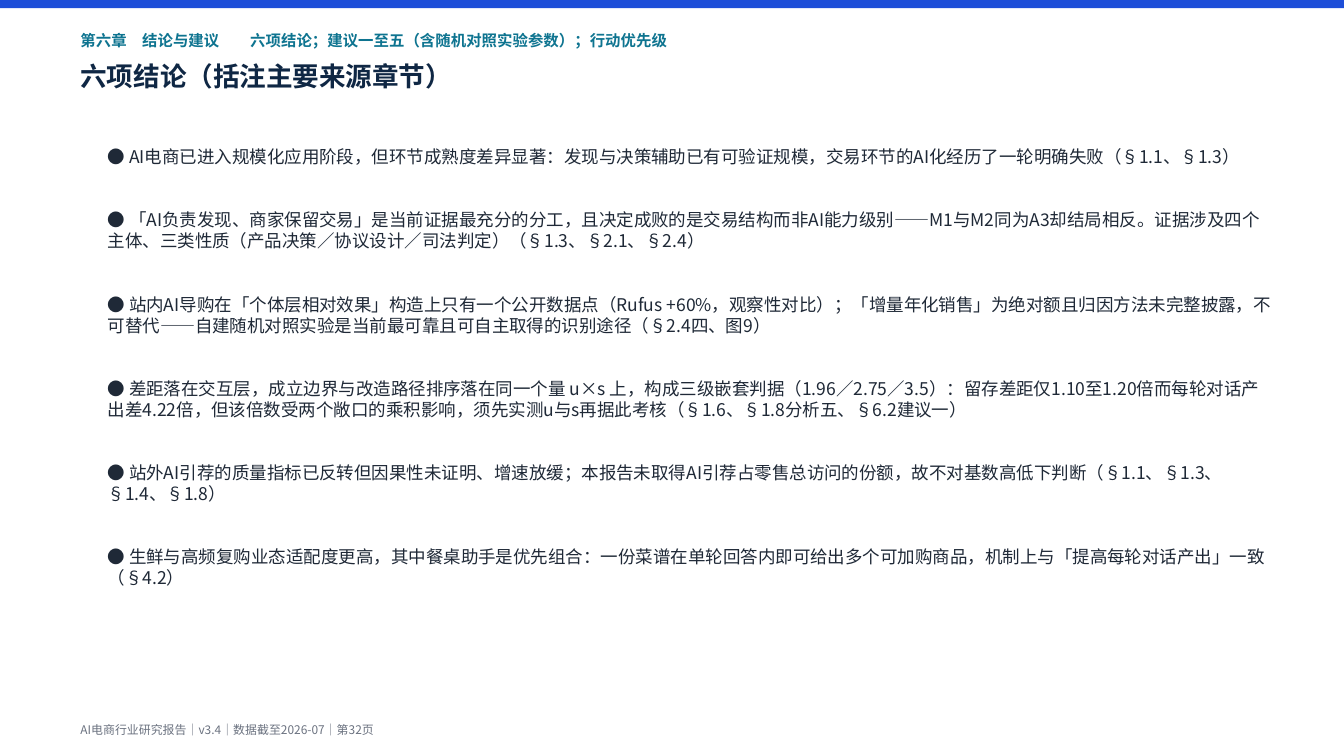
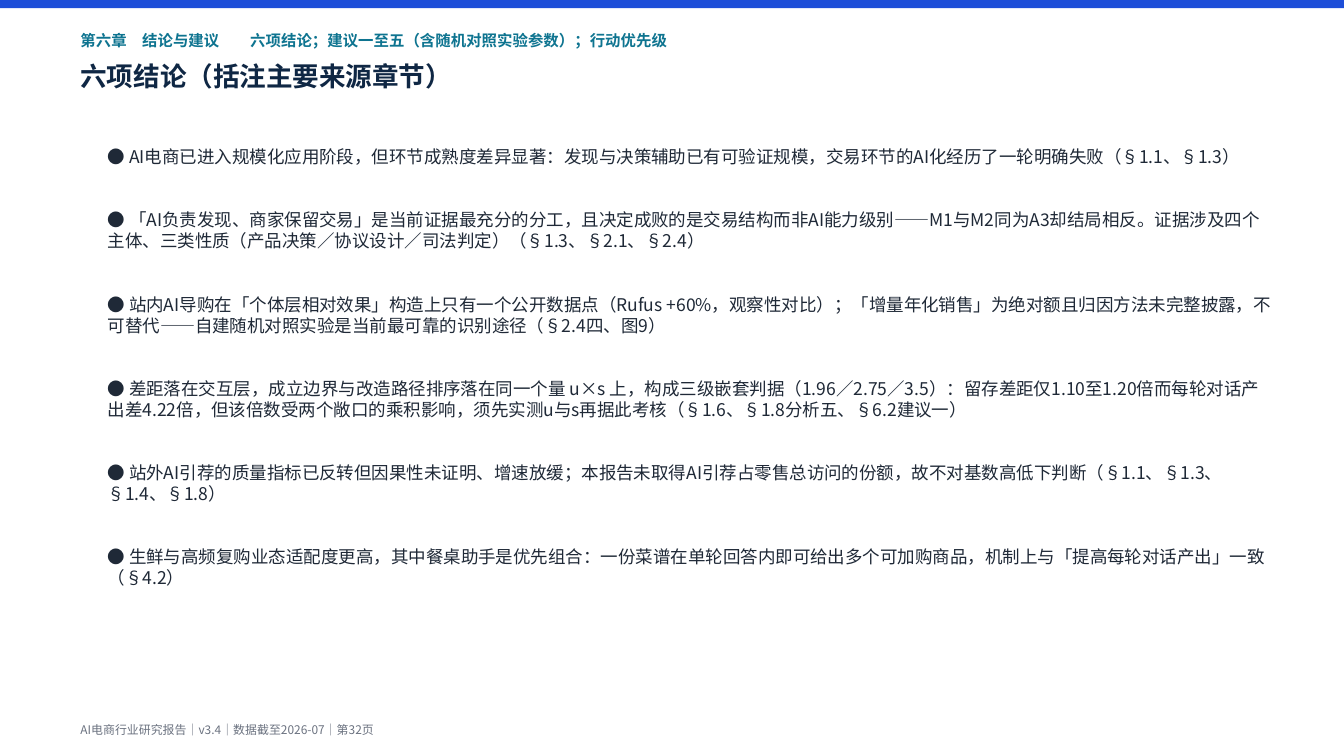
Before and after one commit to breeze2623-create/Aicommerce, a slide deck: slide 32 of report/AI电商行业研究报告.pptx. Drawn at 1344x756 pixels with LibreOffice and Linux fonts; fonts in the diff are those of the drawing. Boxes give left, top, right and bottom in pixels: in the first picture for what was removed or moved away, otherwise in the second. Text is boxed around its words. In the diff, an @@ line names an element or a change of style, - is before the commit and + after.

```diff
--- a/report/AI电商行业研究报告.pptx
+++ b/report/AI电商行业研究报告.pptx
@@ text at (108,296,1271,334): text changed @@
-● 站内AI导购在「个体层相对效果」构造上只有一个公开数据点（Rufus +60%，观察性对比）；「增量年化销售」为绝对额且归因方法未完整披露，不可替代——自建随机对照实验是当前最可靠且可自主取得的识别途径（§2.4四、图9）
+● 站内AI导购在「个体层相对效果」构造上只有一个公开数据点（Rufus +60%，观察性对比）；「增量年化销售」为绝对额且归因方法未完整披露，不可替代——自建随机对照实验是当前最可靠的识别途径（§2.4四、图9）
```
Also in this commit, not shown: 9 other slides changed, 6 other files.
